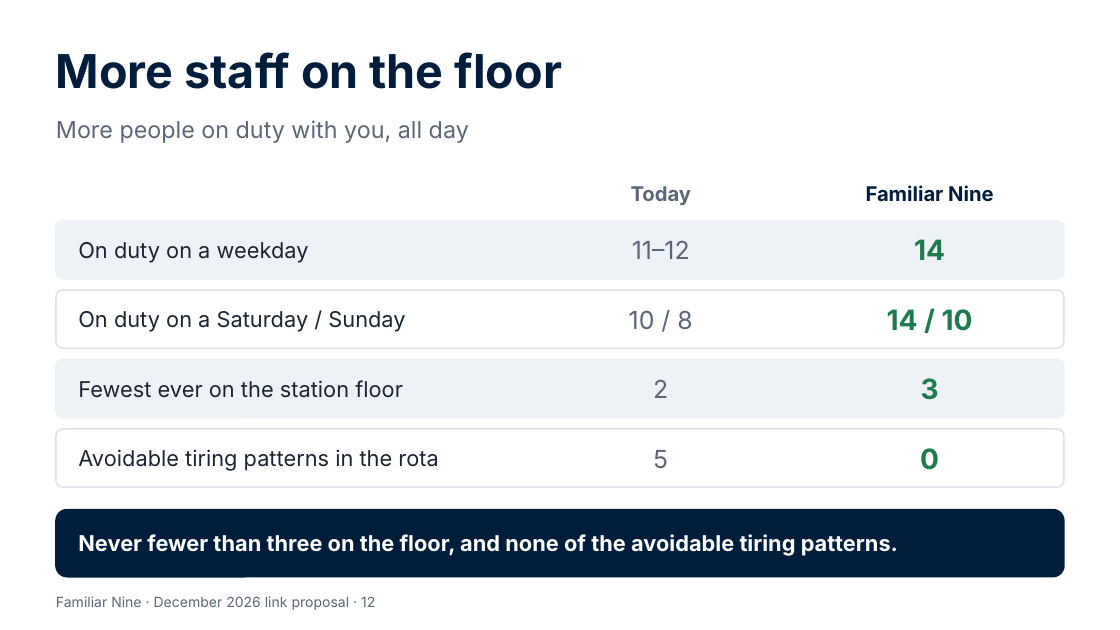
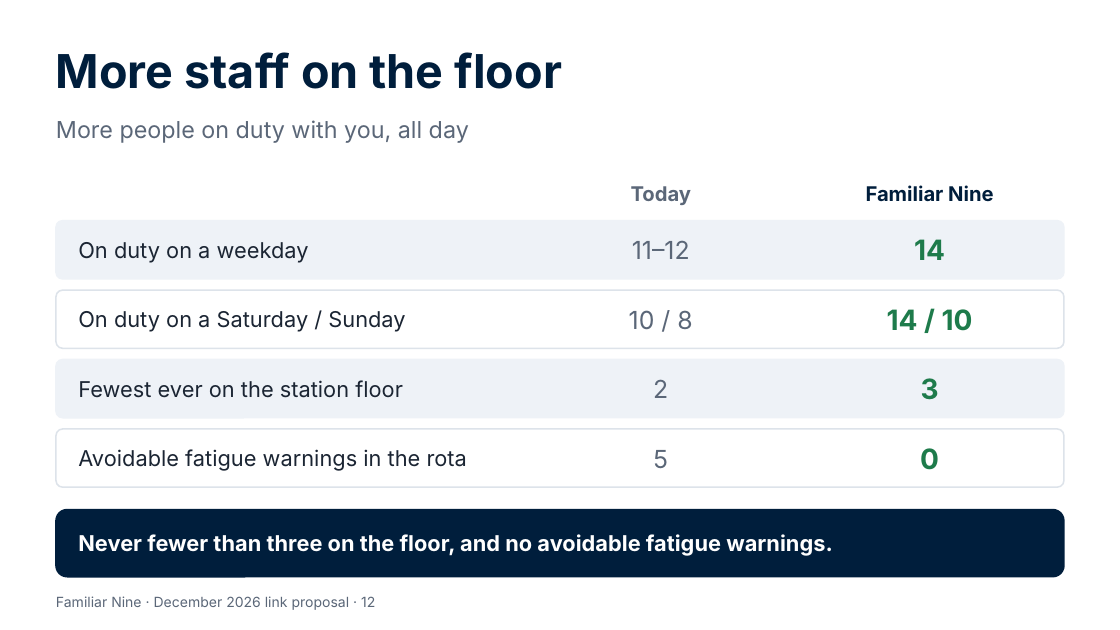
Before and after one commit to Garethdavidmiller/roster-app, a slide deck: slide 12 of docs/proposals/presentations/Familiar-Nine-for-colleagues.pptx. Drawn at 1120x630 pixels with LibreOffice and Linux fonts; fonts in the diff are those of the drawing. Boxes give left, top, right and bottom in pixels: in the first picture for what was removed or moved away, otherwise in the second. Text is boxed around its words. In the diff, an @@ line names an element or a change of style, - is before the commit and + after.

```diff
--- a/docs/proposals/presentations/Familiar-Nine-for-colleagues.pptx
+++ b/docs/proposals/presentations/Familiar-Nine-for-colleagues.pptx
@@ text at <box>78,449,467,471</box>: text changed @@
-Avoidable tiring patterns in the rota
+Avoidable fatigue warnings in the rota
@@ text at <box>78,534,833,556</box>: text changed @@
-Never fewer than three on the floor, and none of the avoidable tiring patterns.
+Never fewer than three on the floor, and no avoidable fatigue warnings.
```
Also in this commit, not shown: 3 other slides changed, 25 other files.
